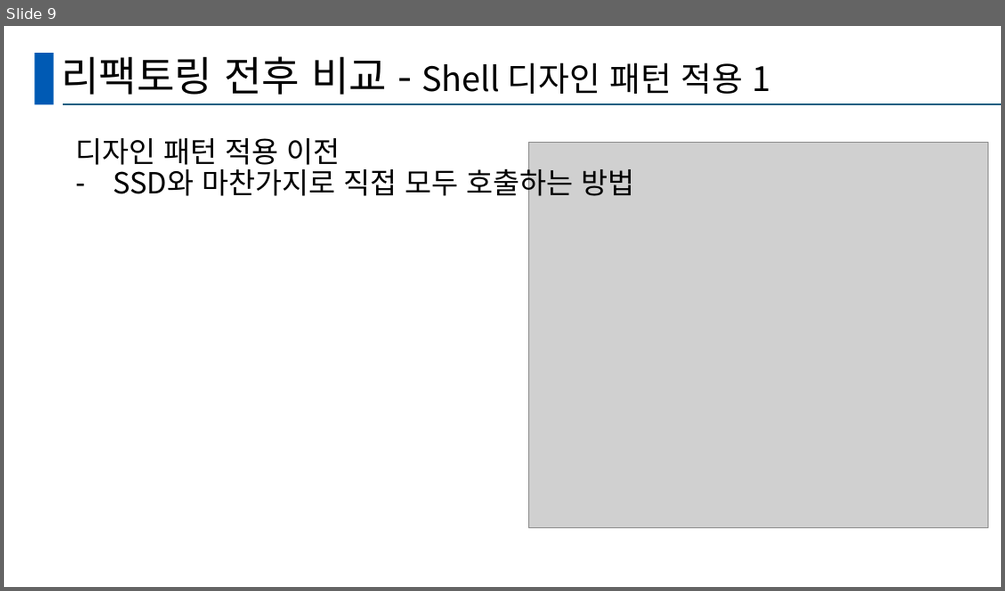
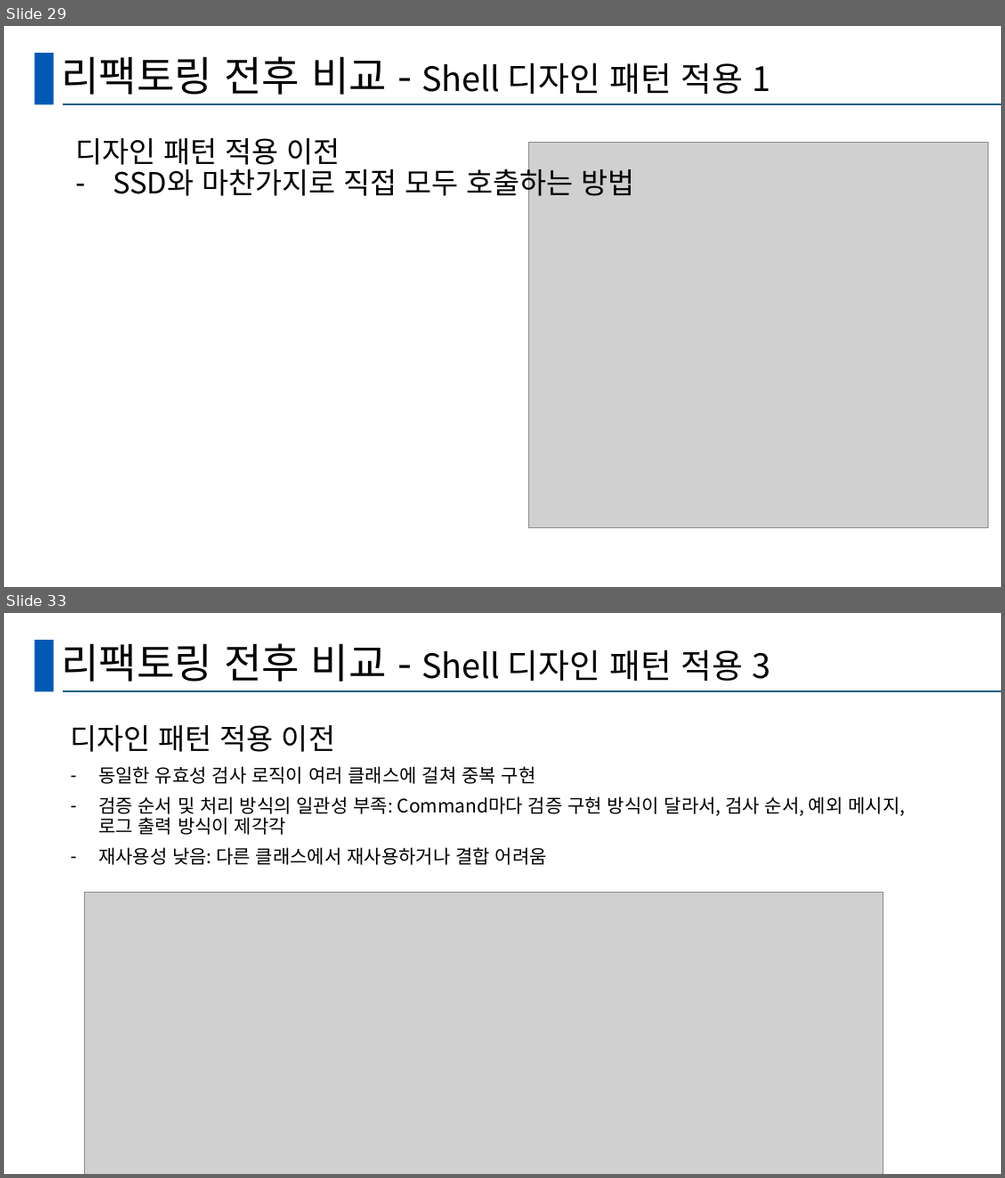
Before and after one commit to hobism3/SSD_A-Teuk, a slide deck: CRA_A-teuk.pptx. Shown one above the other, each under a label of ours: slide 9 before the commit, slides 29 and 33 after it; the slides between them are not shown. The pictures are 1005x591 and 1005x1178 pixels, drawn with LibreOffice and Linux fonts; fonts in the diff are those of the drawing; grey boxes stand for pictures. Boxes give left, top, right and bottom in pixels: in the first picture for what was removed or moved away, otherwise in the second. Text is boxed around its words. In the diff, an @@ line names an element or a change of style, - is before the commit and + after.

```diff
--- a/CRA_A-teuk.pptx
+++ b/CRA_A-teuk.pptx
@@ slide 33 added at (4, 613, 1001, 1174), background #FFFFFF; not listed: 2 template elements that a slide beside it also shows @@
@@ title added at (61, 643, 771, 682), 32.4 pt, text #000000 @@
+리팩토링 전후 비교 - Shell 디자인 패턴 적용 3
@@ text added at (71, 725, 906, 865), 18 pt, text #000000 @@
+디자인 패턴 적용 이전
+– 동일한 유효성 검사 로직이 여러 클래스에 걸쳐 중복 구현
+– 검증 순서 및 처리 방식의 일관성 부족: Command마다 검증 구현 방식이 달라서, 검사 순서, 예외 메시지, 로그 출력 방식이 제각각
+– 재사용성 낮음: 다른 클래스에서 재사용하거나 결합 어려움
@@ picture added at (84, 892, 882, 1174) @@
@@ what was slide 9 is now slide 29 @@
```
Also in this commit, not shown: 8 slides changed, 24 other slides added, 3 slides removed.
